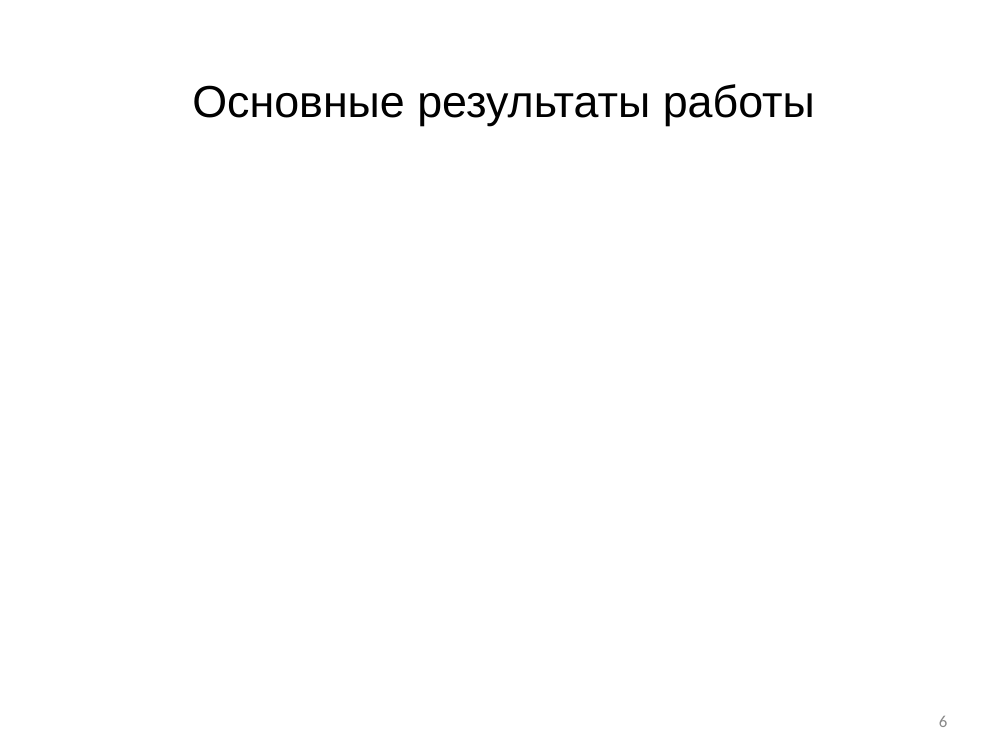
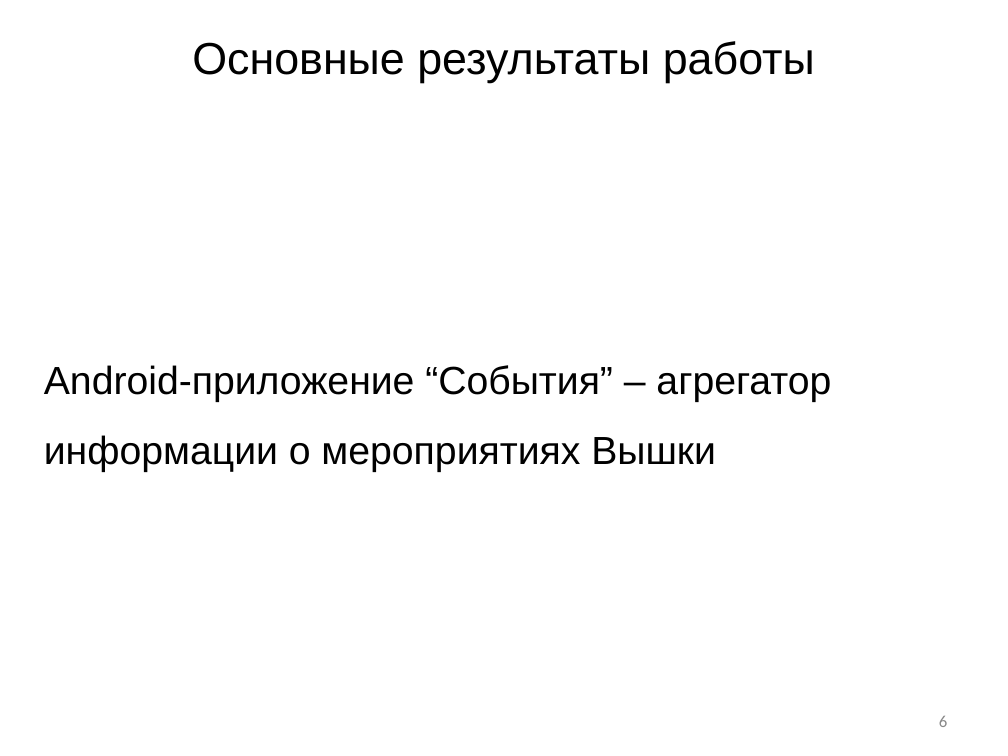
Before and after one commit to M2000h/HSE-APP, a slide deck: slide 6 of Презентация.pptx. Drawn at 1008x756 pixels with LibreOffice and Linux fonts; fonts in the diff are those of the drawing; background and template pictures are left out. Boxes give left, top, right and bottom in pixels: in the first picture for what was removed or moved away, otherwise in the second. Text is boxed around its words. In the diff, an @@ line names an element or a change of style, - is before the commit and + after.

```diff
--- a/Презентация.pptx
+++ b/Презентация.pptx
@@ text "Основные результаты работы": place and size @@
-text "Основные результаты работы" at box(192, 84, 815, 126)
+text "Основные результаты работы" at box(192, 41, 815, 83)
@@ text added at box(44, 365, 831, 472), 28 pt, text #000000 @@
+Android-приложение “События” – агрегатор информации о мероприятиях Вышки
```
Also in this commit, not shown: 14 other slides changed, 2 slides added, 2 other files.
